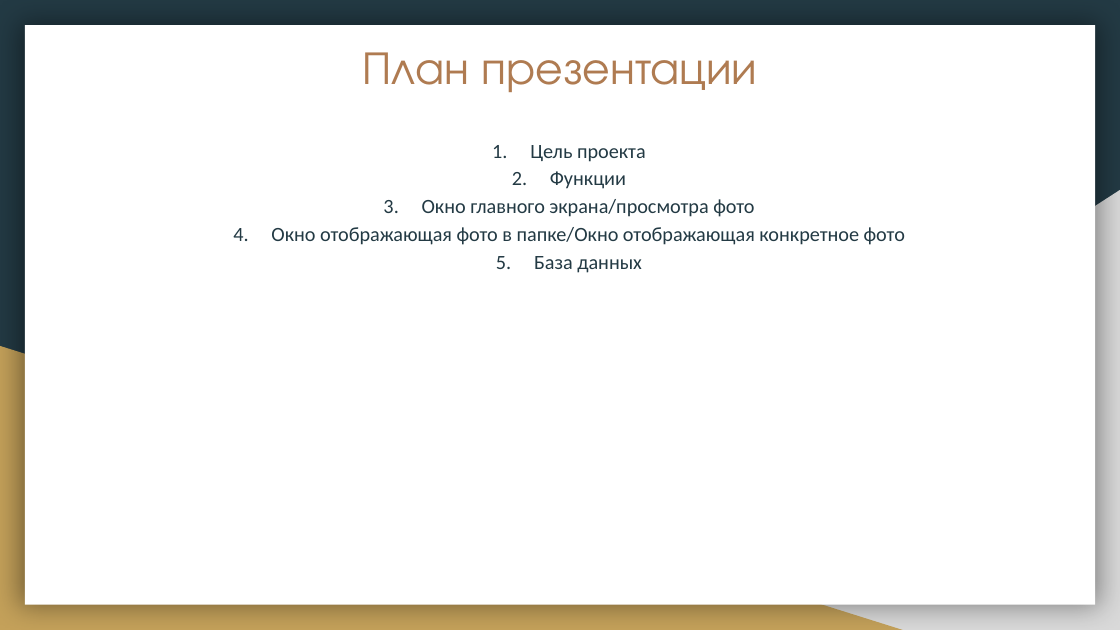
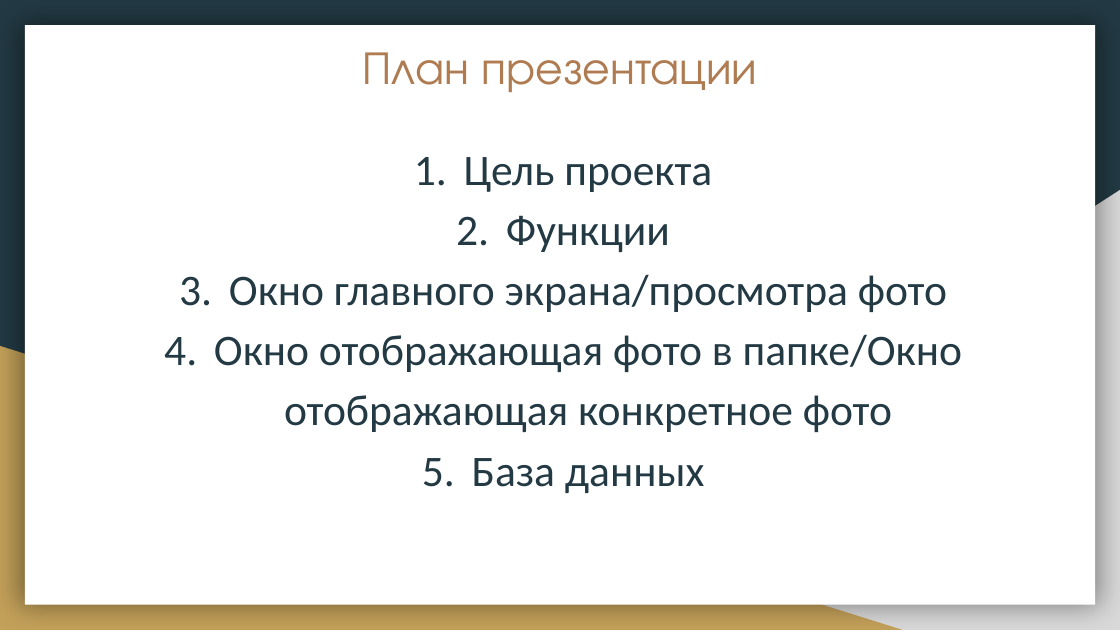
Before and after one commit to RaZe31-cs/photo-viewing-app, a slide deck: slide 2 of ПроектPyQt5.pptx. Drawn at 1120x630 pixels with LibreOffice and Linux fonts; fonts in the diff are those of the drawing. Boxes give left, top, right and bottom in pixels: in the first picture for what was removed or moved away, otherwise in the second. Text is boxed around its words. In the diff, an @@ line names an element or a change of style, - is before the commit and + after.

```diff
--- a/ПроектPyQt5.pptx
+++ b/ПроектPyQt5.pptx
@@ text "Цель проекта" at [214,157,962,493]: size 13 to 28 pt; indent changed @@
```
Also in this commit, not shown: 2 other slides changed, 1 other file.
